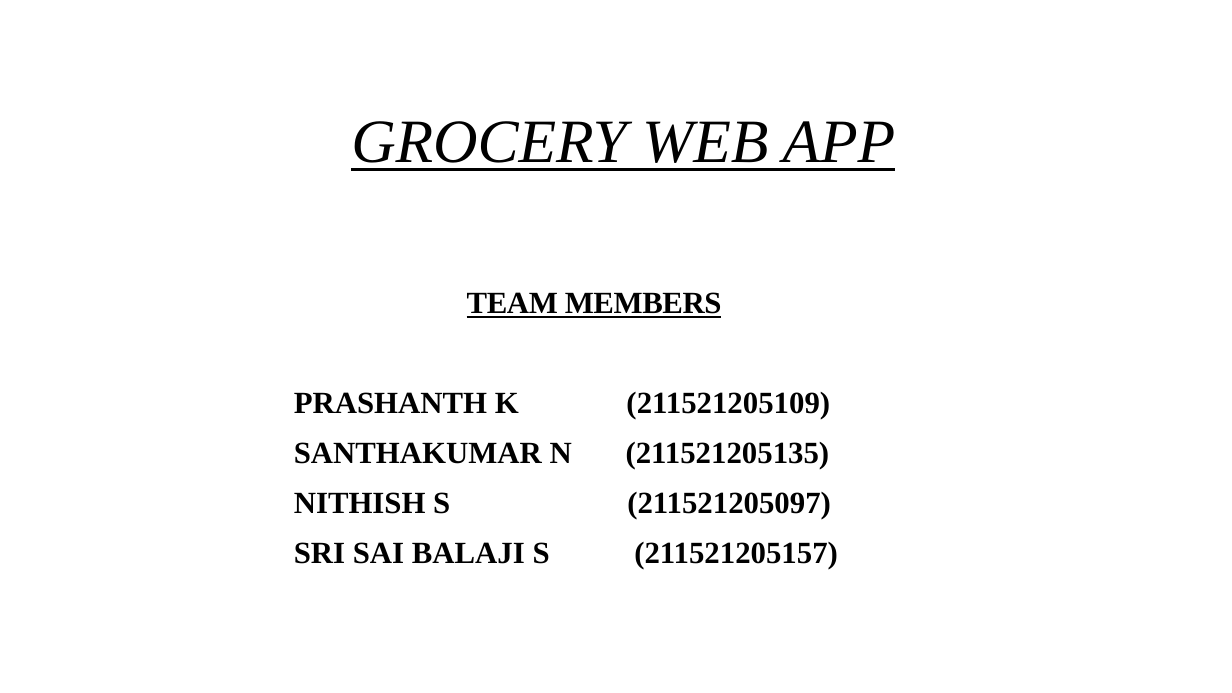
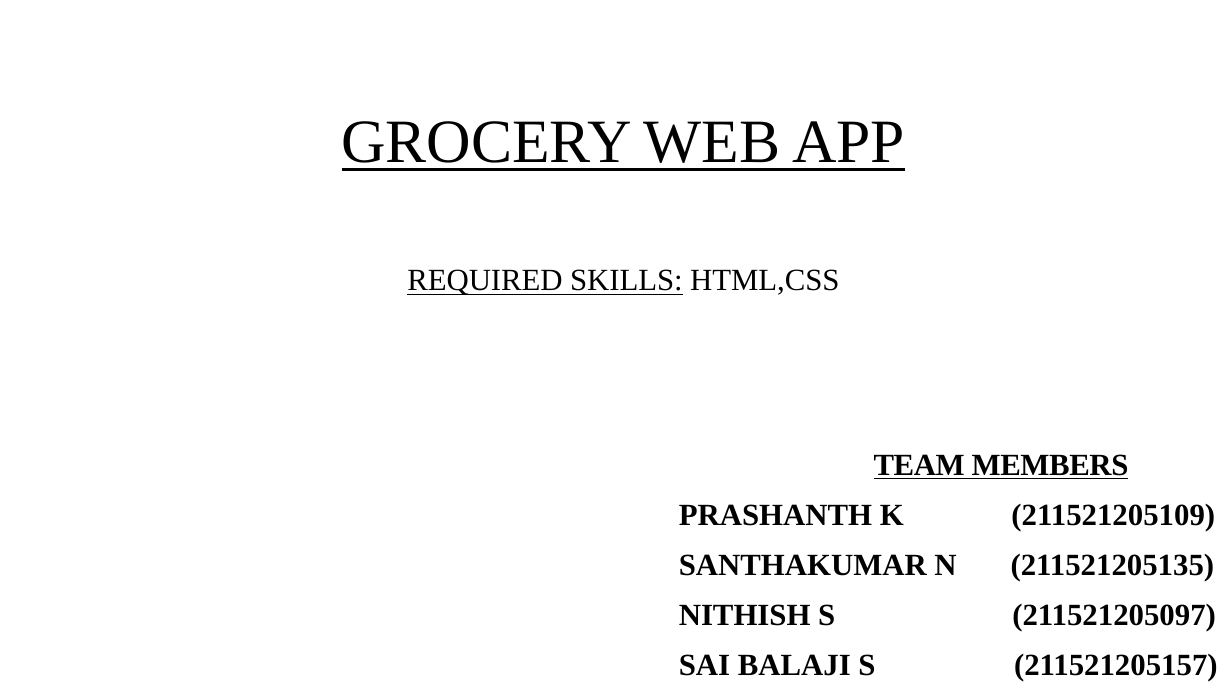
Before and after one commit to saisakthivel/MongoDB_MERNstack, a slide deck: slide 1 of GROCERY WEB APP 1.pptx. Drawn at 1232x693 pixels with LibreOffice and Linux fonts; fonts in the diff are those of the drawing. Boxes give left, top, right and bottom in pixels: in the first picture for what was removed or moved away, otherwise in the second. Text is boxed around its words. In the diff, an @@ line names an element or a change of style, - is before the commit and + after.

```diff
--- a/GROCERY WEB APP 1.pptx
+++ b/GROCERY WEB APP 1.pptx
@@ title at (x1=342, y1=121, x2=905, y2=295): text changed; size 48 to 24 pt; italic off @@
-GROCERY WEB APP
+GROCERY WEB APP
+REQUIRED SKILLS: HTML,CSS
@@ text "TEAM MEMBERS" moved from (x1=294, y1=292, x2=838, y2=569) to (x1=679, y1=454, x2=1218, y2=681) @@
@@ text at (x1=679, y1=504, x2=1215, y2=531): indent changed @@
@@ text at (x1=679, y1=654, x2=1218, y2=681): text changed @@
-SRI SAI BALAJI S (211521205157)
+SAI BALAJI S (211521205157)
```
Also in this commit, not shown: 4 other slides changed.
